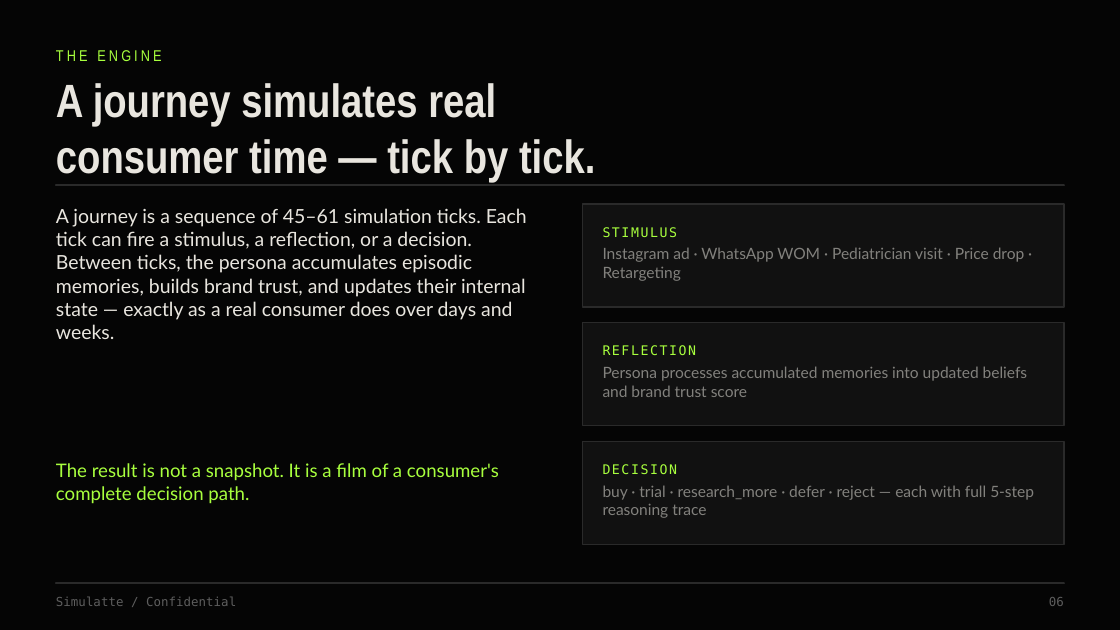
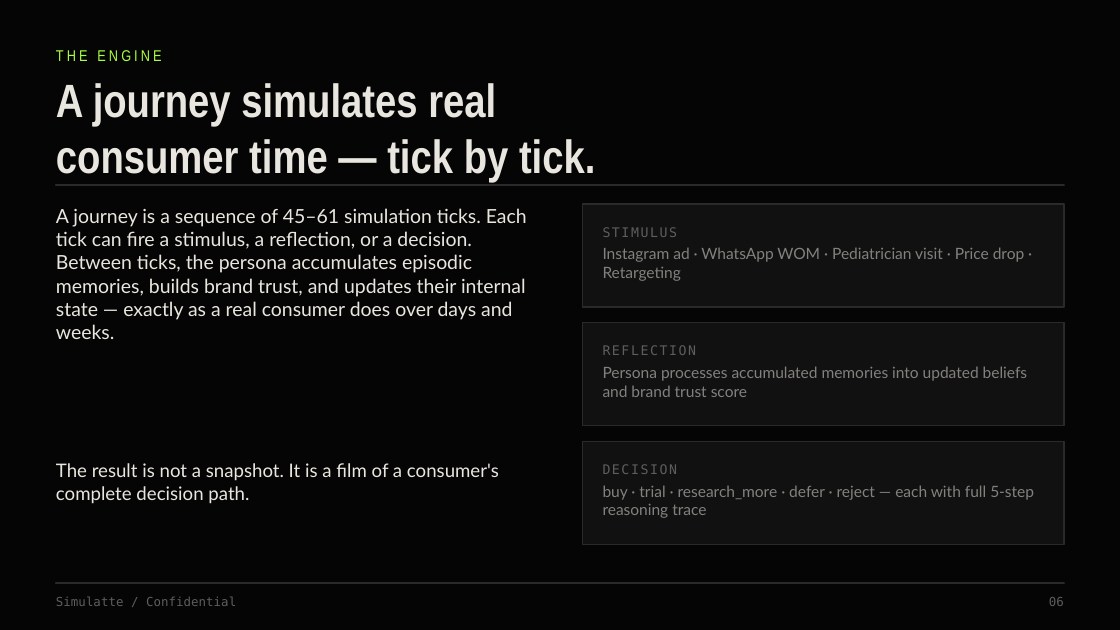
Before and after one commit to Iqbalahmed7/littlejoys-persona-engine1, a slide deck: slide 6 of reports/Simulatte_LittleJoys_PitchDeck.pptx. Drawn at 1120x630 pixels with LibreOffice and Linux fonts; fonts in the diff are those of the drawing. Boxes give left, top, right and bottom in pixels: in the first picture for what was removed or moved away, otherwise in the second. Text is boxed around its words. In the diff, an @@ line names an element or a change of style, - is before the commit and + after.

```diff
--- a/reports/Simulatte_LittleJoys_PitchDeck.pptx
+++ b/reports/Simulatte_LittleJoys_PitchDeck.pptx
@@ text "The result is not a ..." at (56,463,499,504): text colour #A8FF3E to #E9E6DF @@
@@ text colour #A8FF3E to #5E5E5E in 3 elements at (603,227,678,237), (603,345,697,355), (603,464,678,474) @@
```
Also in this commit, not shown: 15 other slides changed, 1 other file.
